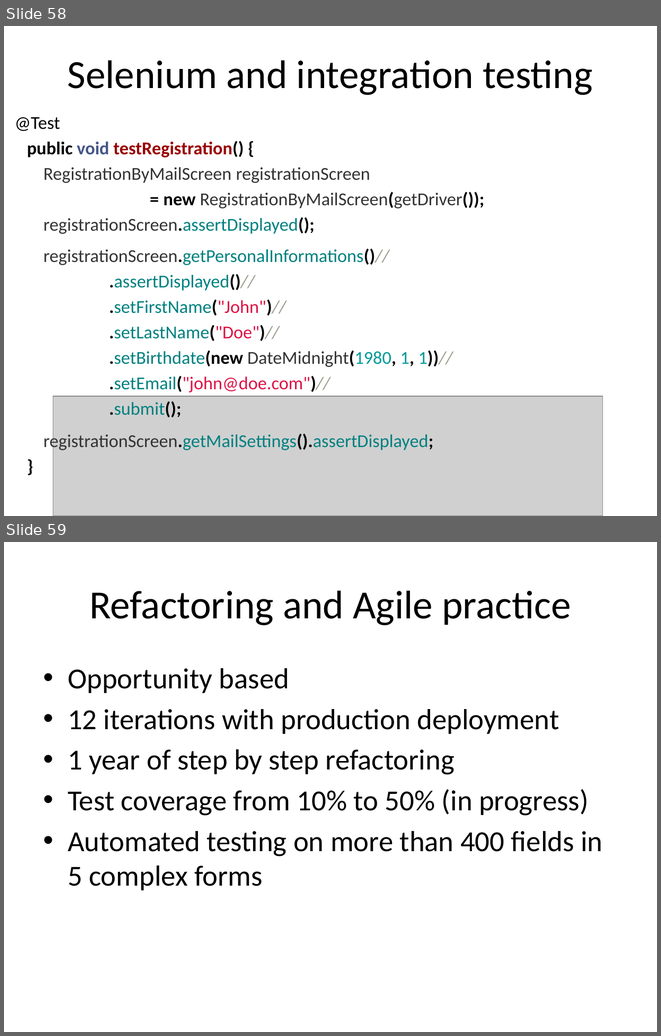
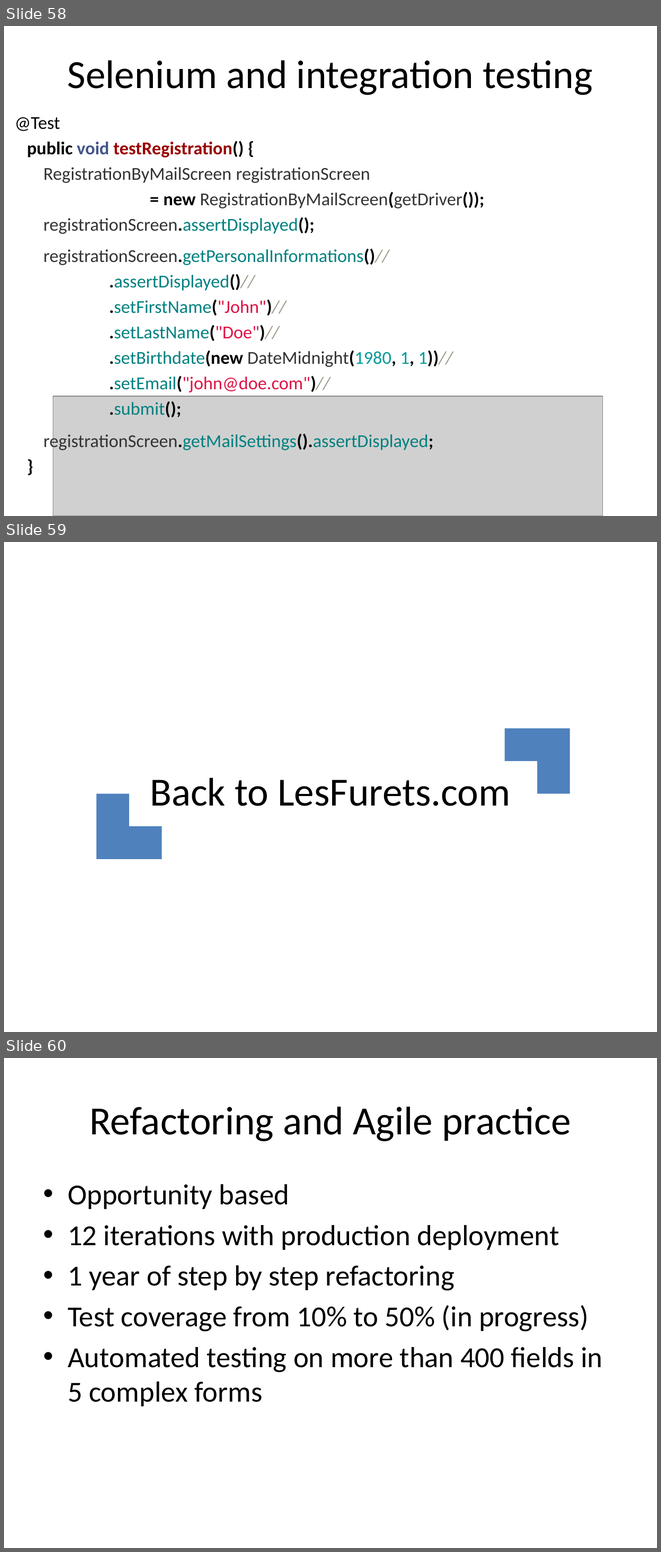
Before and after one commit to lesfurets/mdl4ui, a slide deck: mdl4ui-docs/mdl4ui_cg2013.pptx. Shown one above the other, each under a label of ours: slides 58 and 59 before the commit, slides 58, 59 and 60 after it. The pictures are 661x1036 and 661x1552 pixels, drawn with LibreOffice and Linux fonts; fonts in the diff are those of the drawing; grey boxes stand for pictures. Boxes give left, top, right and bottom in pixels: in the first picture for what was removed or moved away, otherwise in the second. Text is boxed around its words. In the diff, an @@ line names an element or a change of style, - is before the commit and + after.

```diff
--- a/mdl4ui-docs/mdl4ui_cg2013.pptx
+++ b/mdl4ui-docs/mdl4ui_cg2013.pptx
@@ slide 59 added at (4,542,657,1032), background #FFFFFF @@
@@ corner added at (505,728,570,793), fill #4F81BD @@
@@ title added at (150,777,510,806), 44 pt, text #000000 @@
+Back to LesFurets.com
@@ corner added at (97,793,162,859), fill #4F81BD @@
@@ what was slide 59 is now slide 60 @@
```
Also in this commit, not shown: 2 slides changed, 4 other slides added, 4 slides removed.
